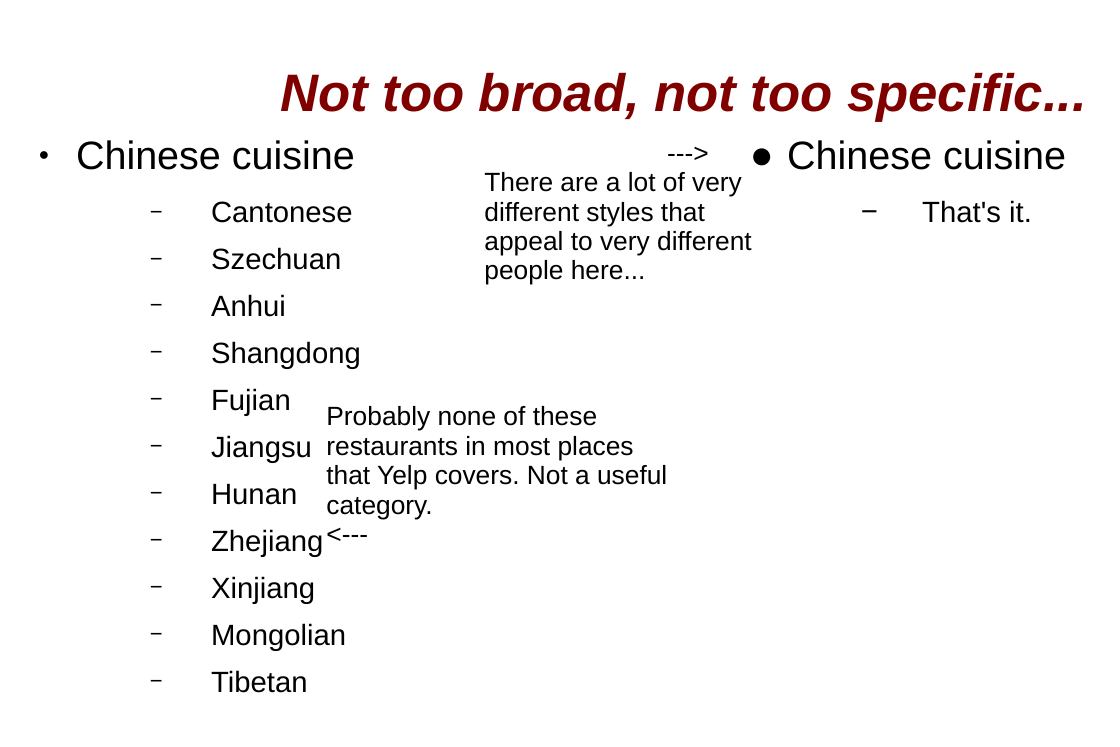
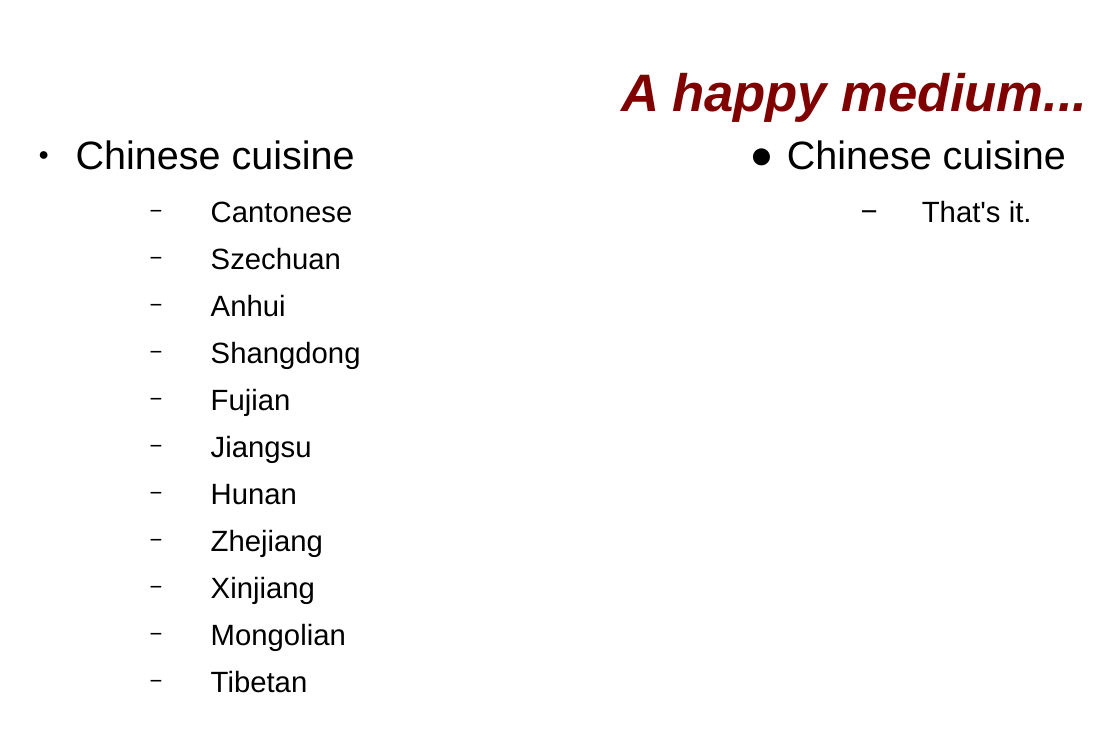
Before and after one commit to chylu/cs123-yelp-project, a slide deck: slide 3 of proposal_presentation.ppt. Drawn at 1120x747 pixels with LibreOffice and Linux fonts; fonts in the diff are those of the drawing; background and template pictures are left out. Boxes give left, top, right and bottom in pixels: in the first picture for what was removed or moved away, otherwise in the second. Text is boxed around its words. In the diff, an @@ line names an element or a change of style, - is before the commit and + after.

```diff
--- a/proposal_presentation.ppt
+++ b/proposal_presentation.ppt
@@ text at [622,72,1088,122]: text changed @@
-Not too broad, not too specific...
+A happy medium...
@@ text removed at [484,172,752,285] @@
---->
-There are a lot of very different styles that appeal to very different people here...
@@ text removed at [326,406,667,519] @@
-Probably none of these restaurants in most places that Yelp covers. Not a useful category.
-<---
```
Also in this commit, not shown: 6 other slides changed, 1 slide added, 1 slide removed.
